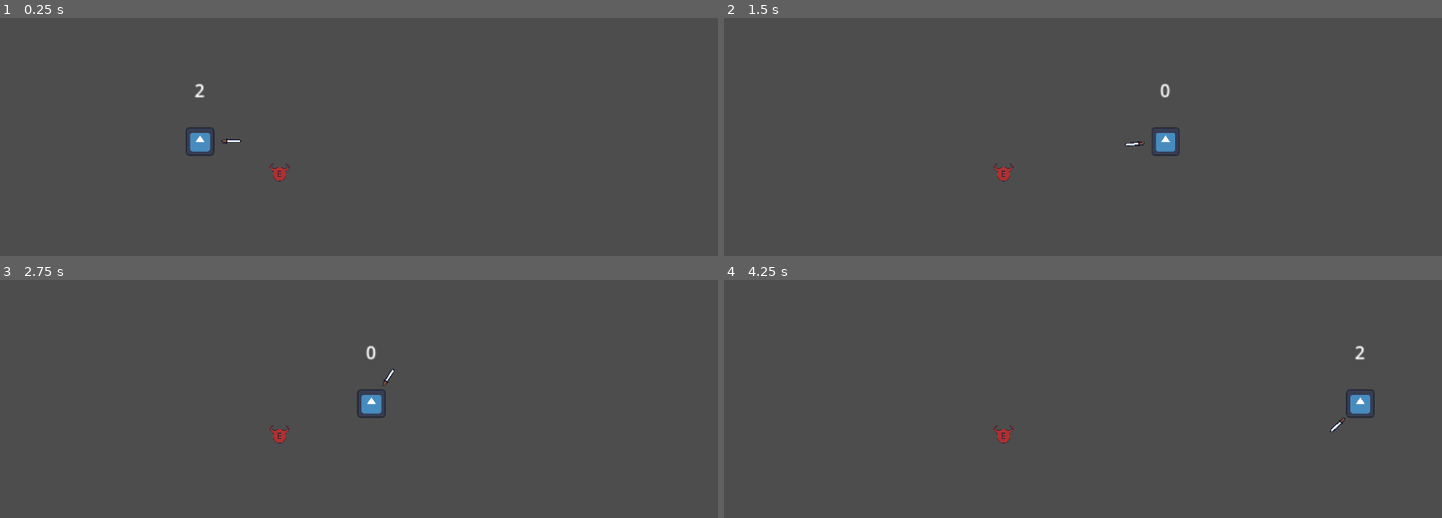
Above: before the commit, frames 1-4 (two rows, left to right).
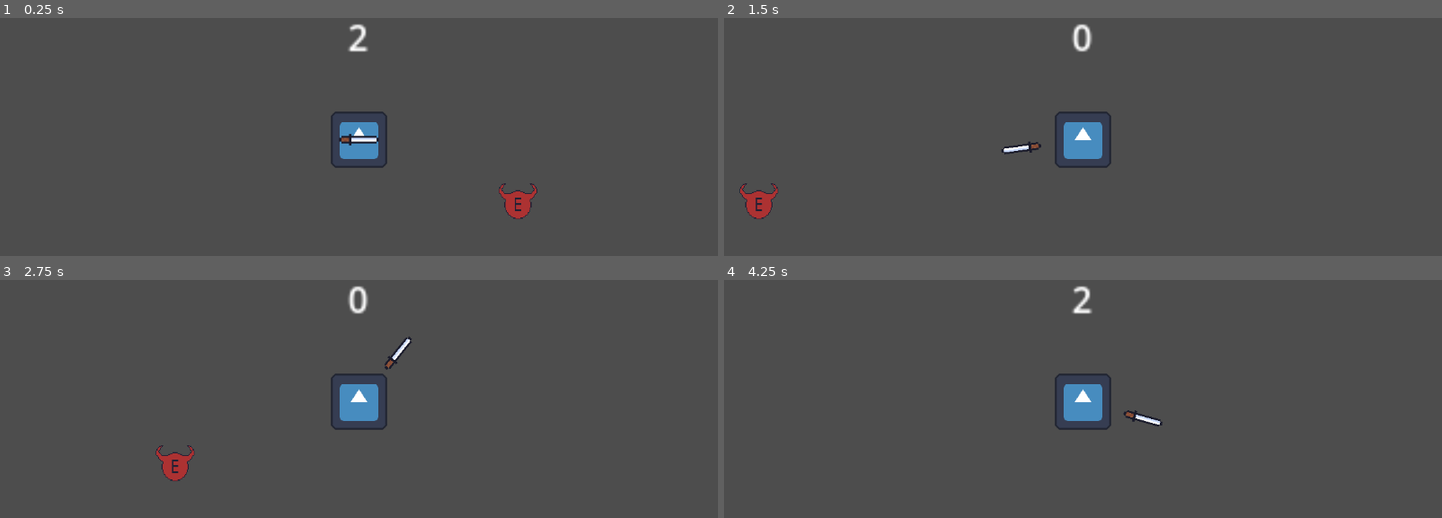
Above: after the commit, the same moments.

Repository: Darkcitrus/darkspracticegame
Game: Godot game, scene res://node_2d.tscn
The game is run twice, just before and just after one commit, with the same random seed, the same clock (stepped at 60 frames per second) and the same inputs. The engine's default icon, where the game draws it, is replaced by a stand-in: a white triangle on a blue panel in a dark square.
Inputs (mouse positions are in pixels of both pictures, inside the frame that each line leads up to):
- Up to frame 1 (0.25 s): no input
- Up to frame 2 (1.5 s): tap Enter (ui_accept) at 0.5, 0.77 s; move the mouse to (1240, 120) at 0.52 s; hold Right (ui_right) from 0.53 s (still down); click (1240, 120) at 0.6 s; tap Space (ui_select) at 0.8, 1.35 s; move the mouse to (939, 160) at 1.27 s
- Up to frame 3 (2.75 s): tap Enter (ui_accept) at 1.52 s; click (215, 422) at 1.55 s; move the mouse to (430, 313) at 2.02 s; release Right (ui_right) at 2.03 s; hold Left (ui_left) from 2.03 s (still down); click (430, 313) at 2.1 s; tap Space (ui_select) at 2.3 s
- Up to frame 4 (4.25 s): move the mouse to (1047, 482) at 2.77 s; release Left (ui_left) at 2.78 s; hold Right (ui_right) from 2.78 s (still down); right-click (1047, 482) at 2.85 s; tap Enter (ui_accept) at 3.02, 3.77 s; click (1047, 482) at 3.05 s; move the mouse to (1298, 463) at 3.52 s; tap Space (ui_select) at 3.6 s

The runs differ from the first frame. In frame 1, 2.3% of the frame differs, in the area x 25-75%, y 2-85%; in frame 2, 2.4%, in the area x 2-64%, y 2-85%; in frame 3, 2.1%; in frame 4, 2.0%.
Error before the commit: Parse Error: Unexpected "Identifier" in class body. (res://CharacterBody2D.gd:10)

Commit message:
fixed attack animation
3 options of animation added, you can choose

Diff:
--- a/CharacterBody2D.gd
+++ b/CharacterBody2D.gd
@@ -10,7 +10,7 @@
 var gravity = ProjectSettings.get_setting("physics/2d/default_gravity")
 
 
-ffunc _physics_process(delta):
+func _physics_process(delta):
 	# Add the gravity.
 	if not is_on_floor():
 		velocity.y += gravity * delta
--- a/Node2D.gd
+++ b/Node2D.gd
@@ -7,5 +7,5 @@
 
 
 # Called every frame. 'delta' is the elapsed time since the previous frame.
-func _process(delta):
+func _process(_delta):
 	pass
--- a/character_body_2d.gd
+++ b/character_body_2d.gd
@@ -3,6 +3,7 @@
 # Current state variables
 var can_dodge: bool = true
 var dodging: bool = false
+var attacking: bool = false
 var dodge_recovering: bool = false
 var attack_power = 5
 var thrust_distance = 50
@@ -11,12 +12,14 @@
 var run_speed = 250
 var dodge_speed: int = 1000
 var direction: Vector2
+var attack_direction: Vector2
 var move_input = Vector2()
 var dodges = 2
 const MAX_DODGES = 2
 const DODGE_COOLDOWN_TIME = 1.0
 const DODGE_RECOVERY_TIME = 2.0
 
+# Refference variables
 @onready var dodge_timer = $DodgeTimer
 @onready var dodge_recovery = $DodgeRecovery
 @onready var dodge_cooldown = $DodgeCooldown
@@ -25,28 +28,39 @@
 @onready var sword_sprite = $hitbox/Sprite2D
 @onready var attackcd = $hitbox/attackcd
 
-func _physics_process(_delta) :
+func _physics_process(delta) :
+	attack_direction = (get_global_mouse_position() - global_position).normalized()
 	handle_movement()
-	handle_attacks()
+	handle_attacks(delta)
 	move_and_slide()
 	point_hitbox_to_mouse()
 	dodge_label.text = str(dodges)
 
-func handle_attacks():
-	if Input.is_action_just_pressed('left_click'):
+func handle_attacks(delta):
+	if Input.is_action_just_pressed('left_click') and not attacking:
+		attacking = true
+		var attack_vector: Vector2 = hitbox.global_position + attack_direction * thrust_distance
+
+		# option 1 using tweens you can also change the speed
+		var tween = create_tween()
+		tween.tween_property(hitbox, "global_position", attack_vector, 0.3)
+		await tween.finished
+		attacking = false
+
+		# option 2 and 3 are nearly the same. only difference is the method called
+		# option 2 using lerp()
+		hitbox.global_position = lerp(hitbox.global_position, attack_vector, 1)
+		# option 3 using move_toward()
+		hitbox.global_position = hitbox.global_position.move_toward(attack_vector, 100)
+
 		attackcd.start()
-		if attackcd.is_stopped():
-			hitbox.global_position = global_position + direction * thrust_distance
-			hitbox.global_position += (hitbox.global_position - global_position).normalized() * thrust_distance
-			sword_sprite.global_position = hitbox.global_position
-			print("Player attacked with power: ", attack_power)
+		print("Player attacked with power: ", attack_power)
 	#if Input.is_action_just_pressed('right_click'):
+
 func point_hitbox_to_mouse():
-	if attackcd.is_stopped():
-		var mouse_pos = get_global_mouse_position()
-		var attackdirection = (mouse_pos - global_position).normalized()
-		sword_sprite.rotation = attackdirection.angle() + PI/2
-		hitbox.global_position = global_position + attackdirection * 50
+	if not attacking:
+		sword_sprite.rotation = attack_direction.angle() + PI/2
+		hitbox.global_position = global_position + attack_direction * 50
 
 func handle_movement():
 
@@ -67,6 +81,7 @@
 		dodging = true
 		dodge_timer.start()
 
+# timeout section
 func _on_dodge_timer_timeout():
 	can_dodge = false
 	dodging = false
@@ -85,4 +100,5 @@
 	can_dodge = true
 
 func _on_attackcd_timeout():
-	hitbox.global_position += (hitbox.global_position - global_position).normalized() * thrust_distance
+	attacking = false
+	pass
--- a/node_2d.tscn
+++ b/node_2d.tscn
@@ -106,8 +106,11 @@
 shape = SubResource("CapsuleShape2D_7lohs")
 
 [node name="attackcd" type="Timer" parent="TopDowner/hitbox"]
-wait_time = 0.513
+wait_time = 0.5
 one_shot = true
+
+[node name="Camera2D" type="Camera2D" parent="TopDowner"]
+zoom = Vector2(2, 2)
 
 [connection signal="timeout" from="TopDowner/DodgeTimer" to="TopDowner" method="_on_dodge_timer_timeout"]
 [connection signal="timeout" from="TopDowner/DodgeRecovery" to="TopDowner" method="_on_dodge_recovery_timeout"]
